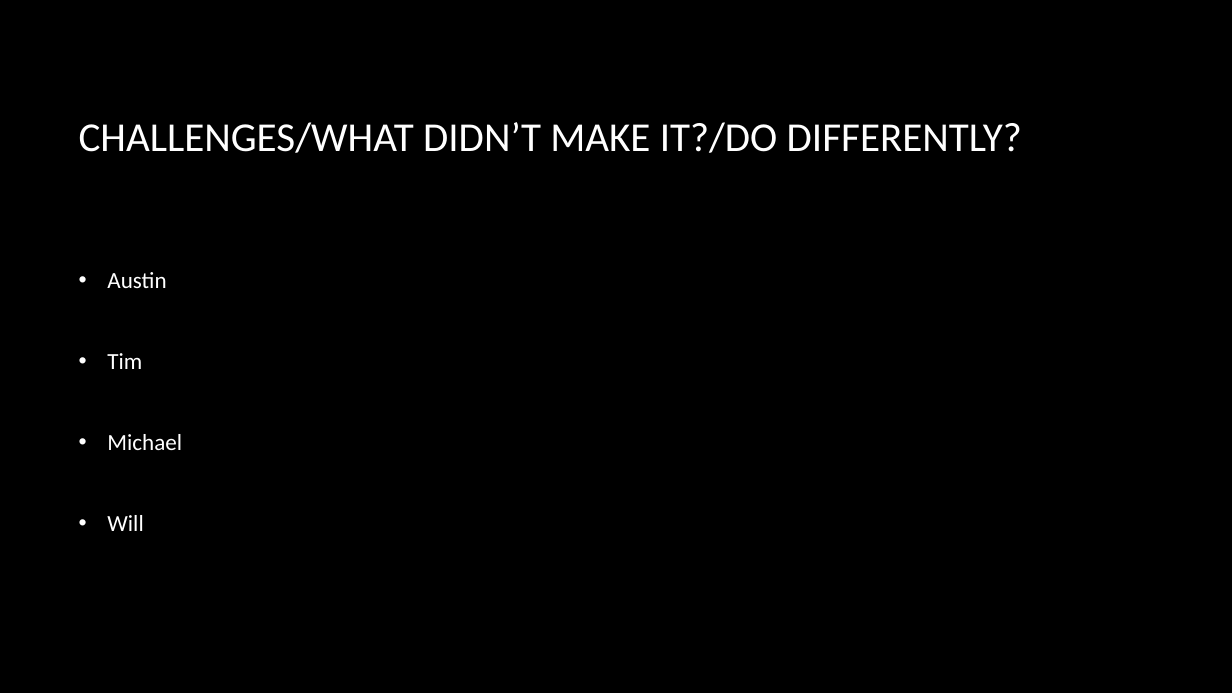
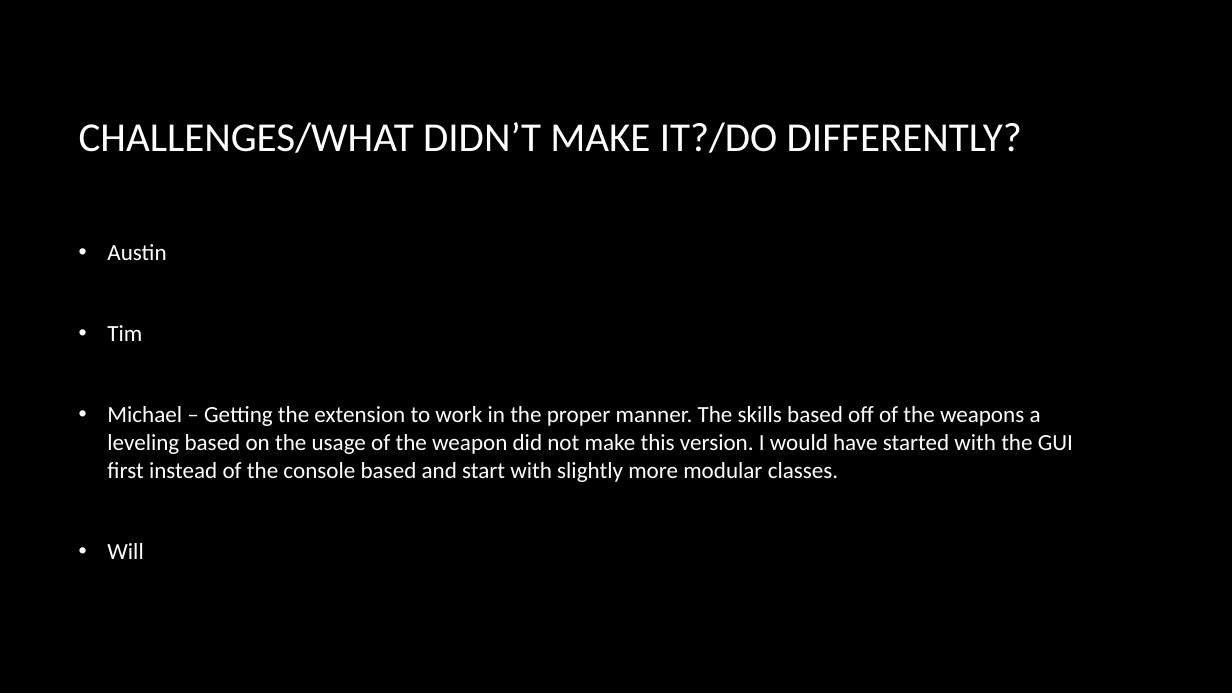
Before and after one commit to austinBailey5624/GenericRPGConsole, a slide deck: slide 4 of Project4 Presentation.pptx. Drawn at 1232x693 pixels with LibreOffice and Linux fonts; fonts in the diff are those of the drawing; background and template pictures are left out. Boxes give left, top, right and bottom in pixels: in the first picture for what was removed or moved away, otherwise in the second. Text is boxed around its words. In the diff, an @@ line names an element or a change of style, - is before the commit and + after.

Commit message:
edit ppt with my challeneges and other questions

```diff
--- a/Project4 Presentation.pptx
+++ b/Project4 Presentation.pptx
@@ text at bbox=[107, 406, 1073, 482]: text changed @@
-• Michael
+• Michael – Getting the extension to work in the proper manner. The skills based off of the weapons a leveling based on the usage of the weapon did not make this version. I would have started with the GUI first instead of the console based and start with slightly more modular classes.
```
